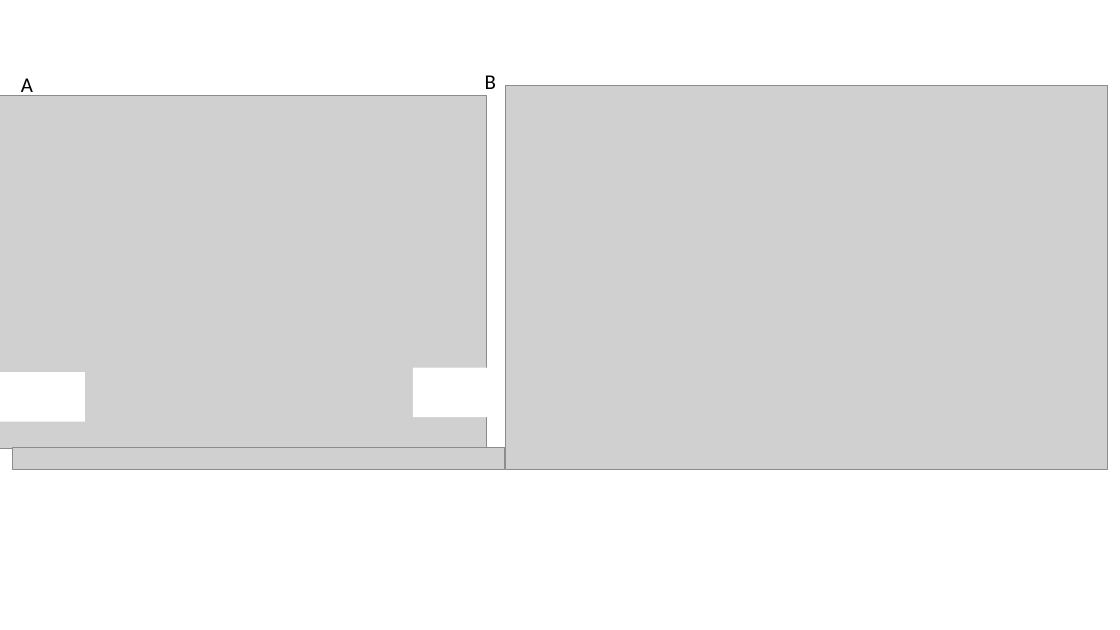
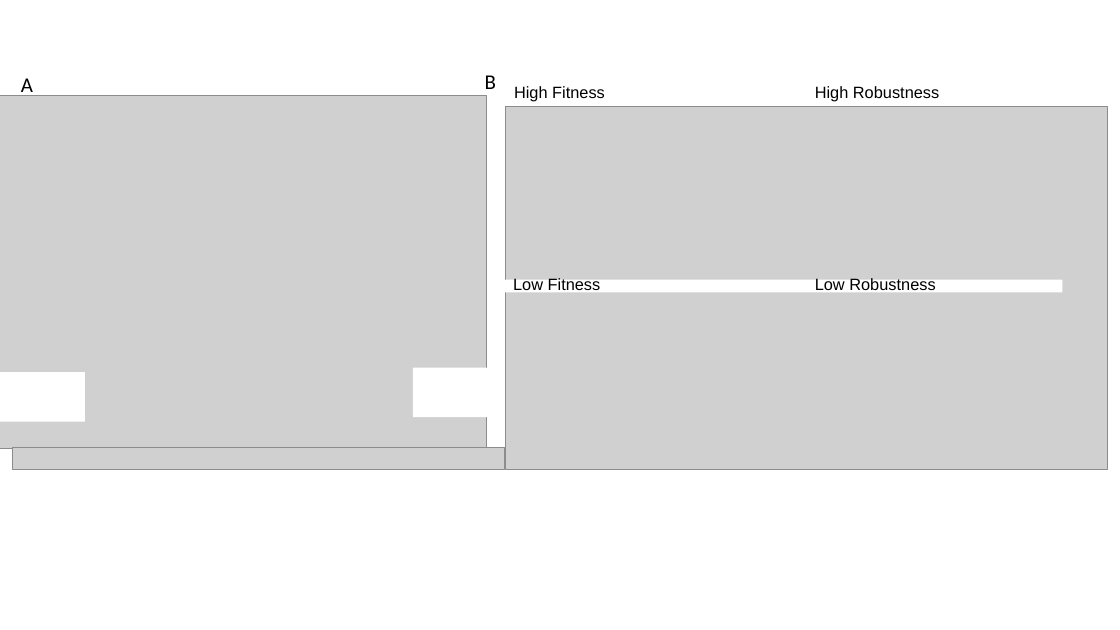
Before and after one commit to cectri/rob_genetic_markers, a slide deck: slide 1 of plots/analysis_costanzo/figure1.pptx. Drawn at 1120x630 pixels with LibreOffice and Linux fonts; fonts in the diff are those of the drawing; grey boxes stand for pictures. Boxes give left, top, right and bottom in pixels: in the first picture for what was removed or moved away, otherwise in the second. Text is boxed around its words. In the diff, an @@ line names an element or a change of style, - is before the commit and + after.

```diff
--- a/plots/analysis_costanzo/figure1.pptx
+++ b/plots/analysis_costanzo/figure1.pptx
@@ text added at <box>514,86,605,102</box>, 14 pt, text #000000 @@
+High Fitness
@@ text added at <box>815,86,939,102</box>, 14 pt, text #000000 @@
+High Robustness
@@ picture: place and size @@
-picture at <box>506,86,1107,470</box>
+picture at <box>506,106,1107,469</box>
@@ rectangle added at <box>505,280,1063,292</box>, fill #FFFFFF @@
@@ text added at <box>513,278,601,290</box>, 14 pt, text #000000 @@
+Low Fitness
@@ text added at <box>815,278,935,290</box>, 14 pt, text #000000 @@
+Low Robustness
```
Also in this commit, not shown: 25 other files.
